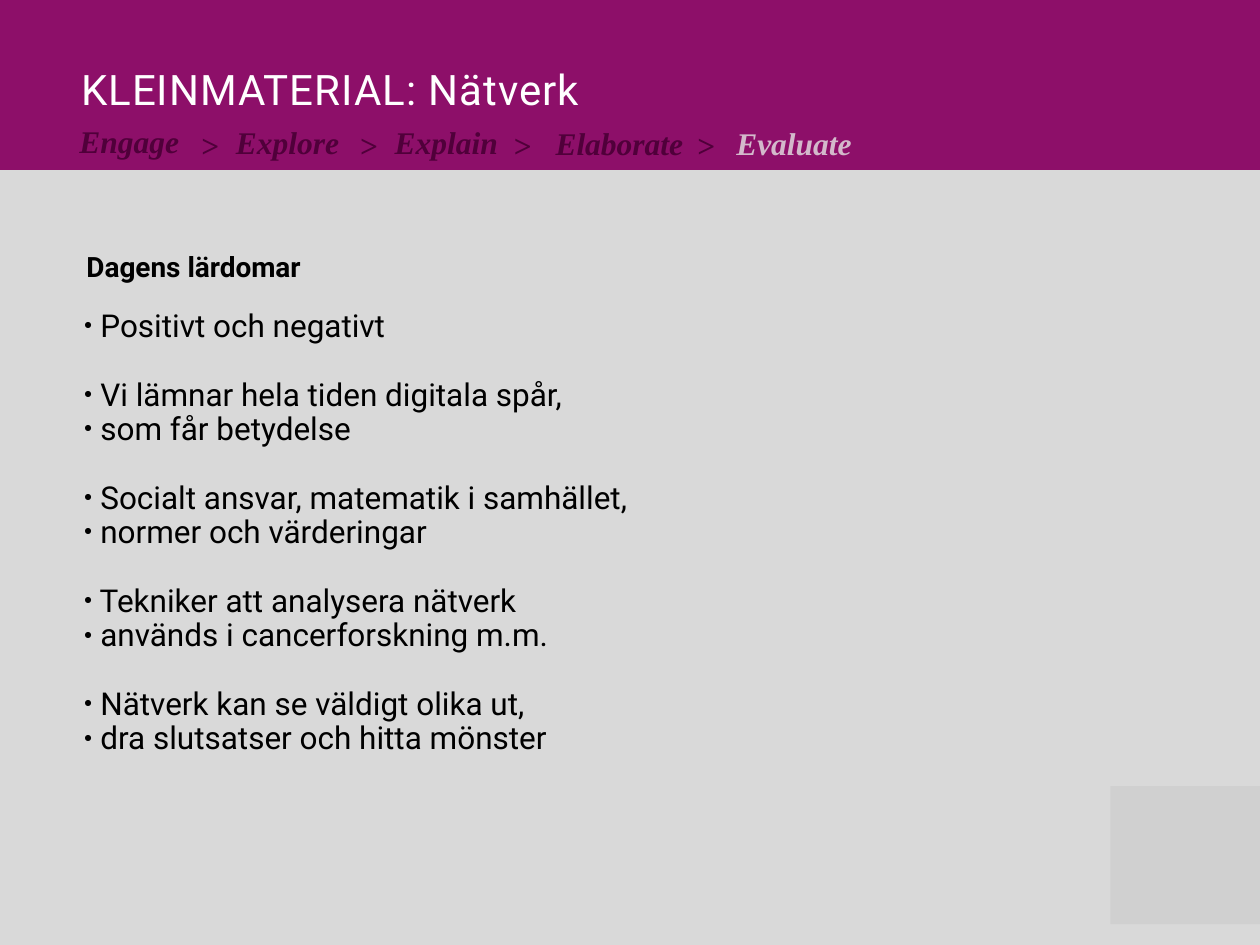
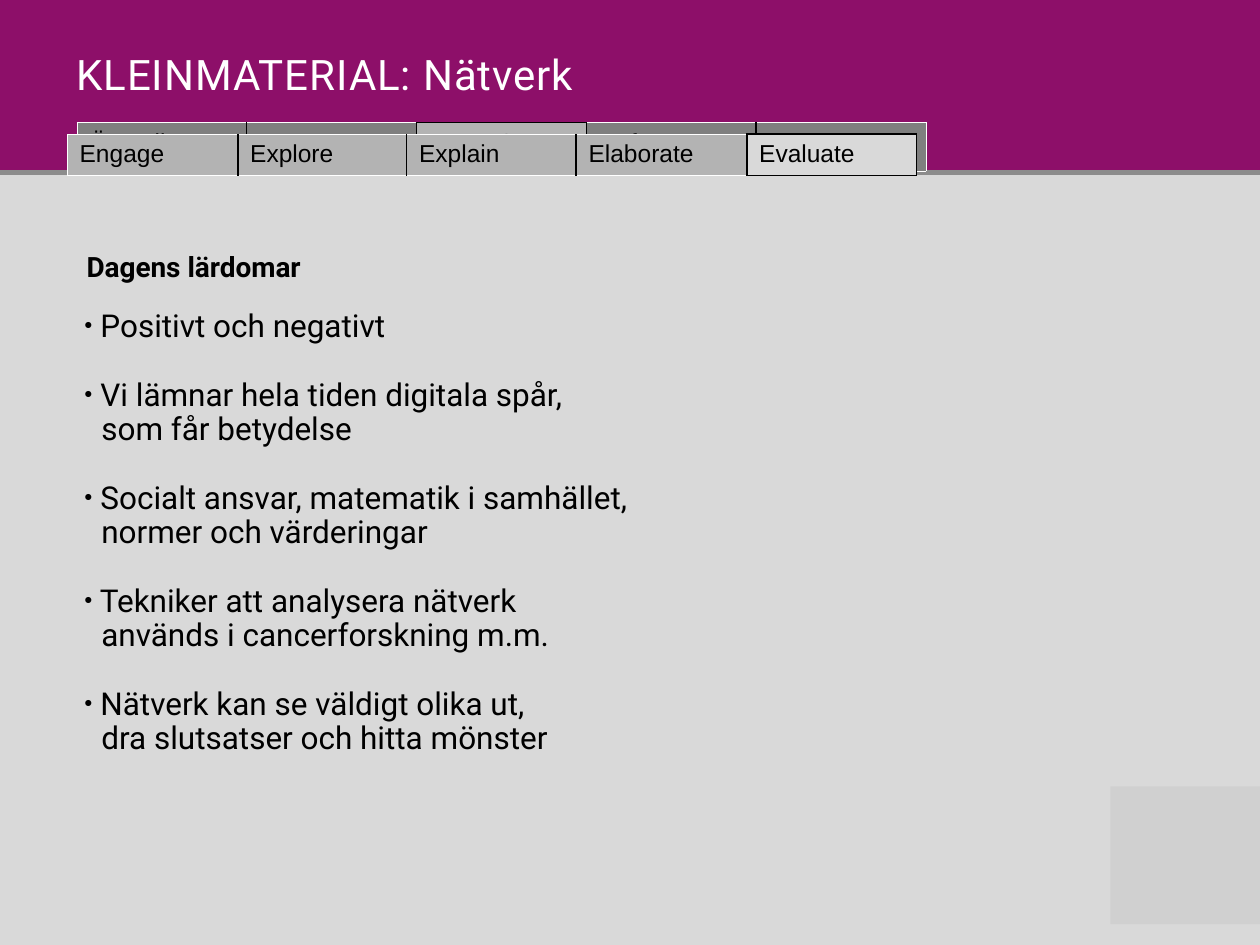
Before and after one commit to Niwsters/teaching-materials-thesis, a slide deck: slide 8 of revisions/2017-nätverk/material_nätverk_revision.pptx. Drawn at 1260x945 pixels with LibreOffice and Linux fonts; fonts in the diff are those of the drawing; grey boxes stand for pictures. Boxes give left, top, right and bottom in pixels: in the first picture for what was removed or moved away, otherwise in the second. Text is boxed around its words. In the diff, an @@ line names an element or a change of style, - is before the commit and + after.

Commit message:
Completed a revision on nätverk, polished a part in Discussion and locked ASD-picture so that it would show up in the correct spot.

```diff
--- a/revisions/2017-nätverk/material_nätverk_revision.pptx
+++ b/revisions/2017-nätverk/material_nätverk_revision.pptx
@@ text "KLEINMATERIAL: Nätverk": place and size @@
-text "KLEINMATERIAL: Nätverk" at <box>81,73,579,106</box>
+text "KLEINMATERIAL: Nätverk" at <box>76,58,573,91</box>
@@ table added at <box>67,134,915,175</box>, 1 rows, 5 columns @@
+Engage | Explore | Explain | Elaborate | Evaluate
@@ table added at <box>77,122,927,170</box>, 1 rows, 5 columns @@
+Översikt | Moment | LEKTION | Referenser | Klein-info
@@ text removed at <box>200,126,236,158</box> @@
->
@@ text removed at <box>359,126,394,158</box> @@
->
@@ text removed at <box>513,126,548,158</box> @@
->
@@ text removed at <box>697,126,732,158</box> @@
->
@@ text removed at <box>736,133,851,156</box> @@
-Evaluate
@@ freeform shape: place and size @@
-freeform shape at <box>0,170,1260,945</box>
+freeform shape at <box>0,175,1260,945</box>
@@ freeform shape added at <box>0,170,1260,945</box>, fill #8C8C8C @@
@@ text at <box>100,381,627,750</box>: text changed @@
-● Vi lämnar hela tiden digitala spår,
-● som får betydelse
-● Socialt ansvar, matematik i samhället,
-● normer och värderingar
-● Tekniker att analysera nätverk
-● används i cancerforskning m.m.
-● Nätverk kan se väldigt olika ut,
-● dra slutsatser och hitta mönster
+● Vi lämnar hela tiden digitala spår,
+  som får betydelse
+● Socialt ansvar, matematik i samhället,
+  normer och värderingar
+● Tekniker att analysera nätverk
+  används i cancerforskning m.m.
+● Nätverk kan se väldigt olika ut,
+  dra slutsatser och hitta mönster
```
Also in this commit, not shown: 9 other slides changed, 2 other files.
